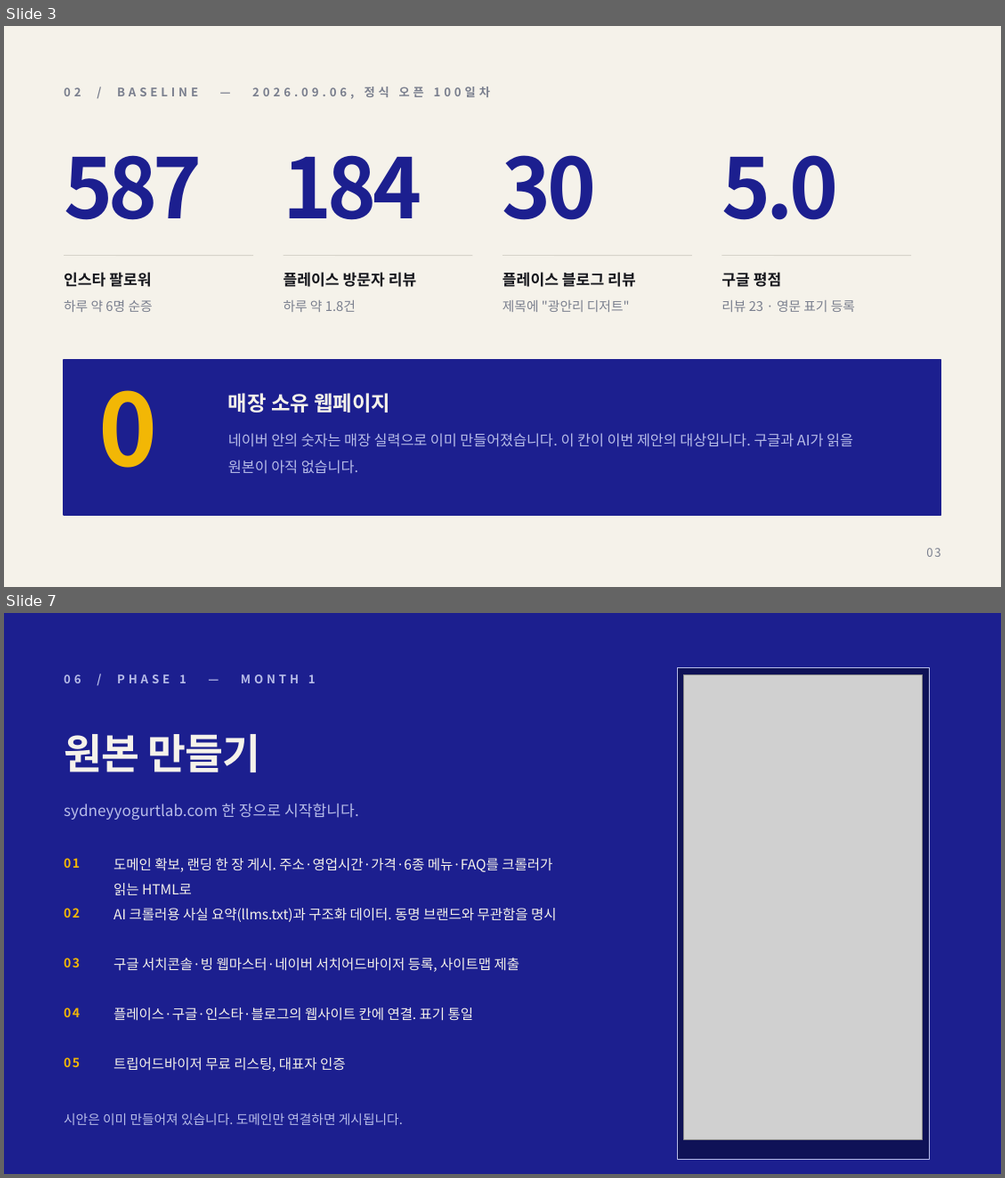
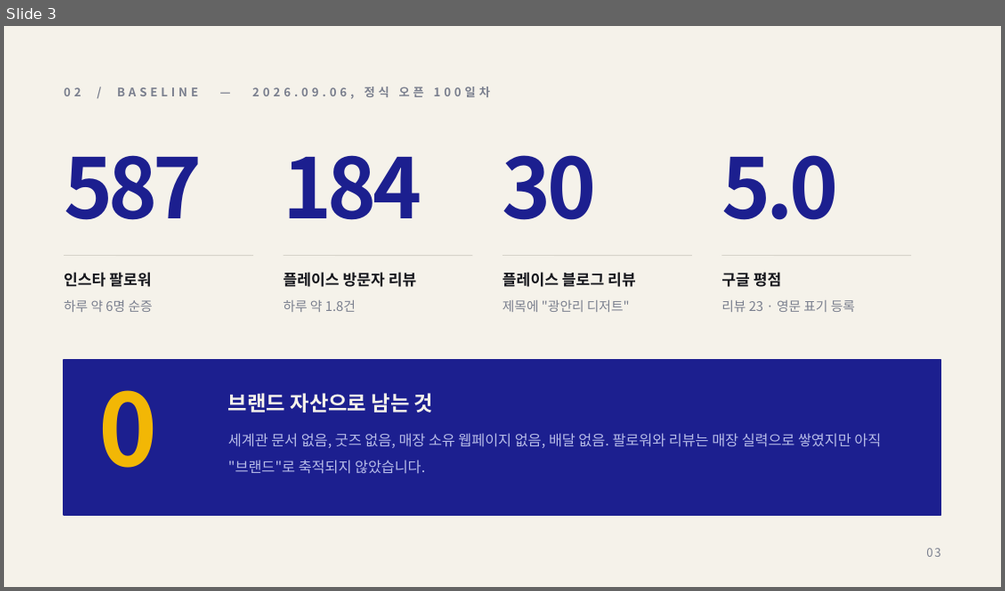
Before and after one commit to severaljama-hue/advertising-agency, a slide deck: docs/sydney-yogurt-lab/proposal.pptx. Shown one above the other, each under a label of ours: slides 3 and 7 before the commit, slide 3 after it; the slides between them are not shown. The pictures are 1005x1178 and 1005x591 pixels, drawn with LibreOffice and Linux fonts; fonts in the diff are those of the drawing; grey boxes stand for pictures. Boxes give left, top, right and bottom in pixels: in the first picture for what was removed or moved away, otherwise in the second. Text is boxed around its words. In the diff, an @@ line names an element or a change of style, - is before the commit and + after.

```diff
--- a/docs/sydney-yogurt-lab/proposal.pptx
+++ b/docs/sydney-yogurt-lab/proposal.pptx
@@ slide 7 removed at (x1=4, y1=613, x2=1001, y2=1174), background #1C1F8F @@
@@ text removed at (x1=64, y1=674, x2=316, y2=683) @@
-06 / PHASE 1 — MONTH 1
@@ rectangle removed at (x1=677, y1=668, x2=929, y2=1159) @@
@@ picture removed at (x1=684, y1=674, x2=922, y2=1139) @@
@@ text removed at (x1=64, y1=734, x2=260, y2=772) @@
-원본 만들기
@@ text removed at (x1=64, y1=803, x2=359, y2=819) @@
-sydneyyogurtlab.com 한 장으로 시작합니다.
@@ text removed at (x1=64, y1=858, x2=80, y2=868) @@
-01
@@ text removed at (x1=113, y1=858, x2=552, y2=895) @@
-도메인 확보, 랜딩 한 장 게시. 주소·영업시간·가격·6종 메뉴·FAQ를 크롤러가 읽는 HTML로
@@ text removed at (x1=64, y1=908, x2=80, y2=917) @@
-02
@@ text removed at (x1=113, y1=908, x2=557, y2=922) @@
-AI 크롤러용 사실 요약(llms.txt)과 구조화 데이터. 동명 브랜드와 무관함을 명시
@@ text removed at (x1=64, y1=957, x2=80, y2=967) @@
-03
@@ text removed at (x1=113, y1=957, x2=520, y2=972) @@
-구글 서치콘솔·빙 웹마스터·네이버 서치어드바이저 등록, 사이트맵 제출
@@ text removed at (x1=64, y1=1007, x2=80, y2=1017) @@
-04
@@ text removed at (x1=113, y1=1007, x2=474, y2=1021) @@
-플레이스·구글·인스타·블로그의 웹사이트 칸에 연결. 표기 통일
@@ text removed at (x1=64, y1=1057, x2=80, y2=1067) @@
-05
@@ text removed at (x1=113, y1=1057, x2=346, y2=1071) @@
-트립어드바이저 무료 리스팅, 대표자 인증
@@ text removed at (x1=64, y1=1113, x2=403, y2=1125) @@
-시안은 이미 만들어져 있습니다. 도메인만 연결하면 게시됩니다.
@@ slide 3 changed as well @@
@@ text at (x1=228, y1=393, x2=433, y2=412): text changed @@
-매장 소유 웹페이지
+브랜드 자산으로 남는 것
@@ text at (x1=228, y1=433, x2=881, y2=474): text changed @@
-네이버 안의 숫자는 매장 실력으로 이미 만들어졌습니다. 이 칸이 이번 제안의 대상입니다. 구글과 AI가 읽을 원본이 아직 없습니다.
+세계관 문서 없음, 굿즈 없음, 매장 소유 웹페이지 없음, 배달 없음. 팔로워와 리뷰는 매장 실력으로 쌓였지만 아직 "브랜드"로 축적되지 않았습니다.
```
Also in this commit, not shown: 2 other slides changed, 11 slides added, 8 other slides removed, 1 other file.
